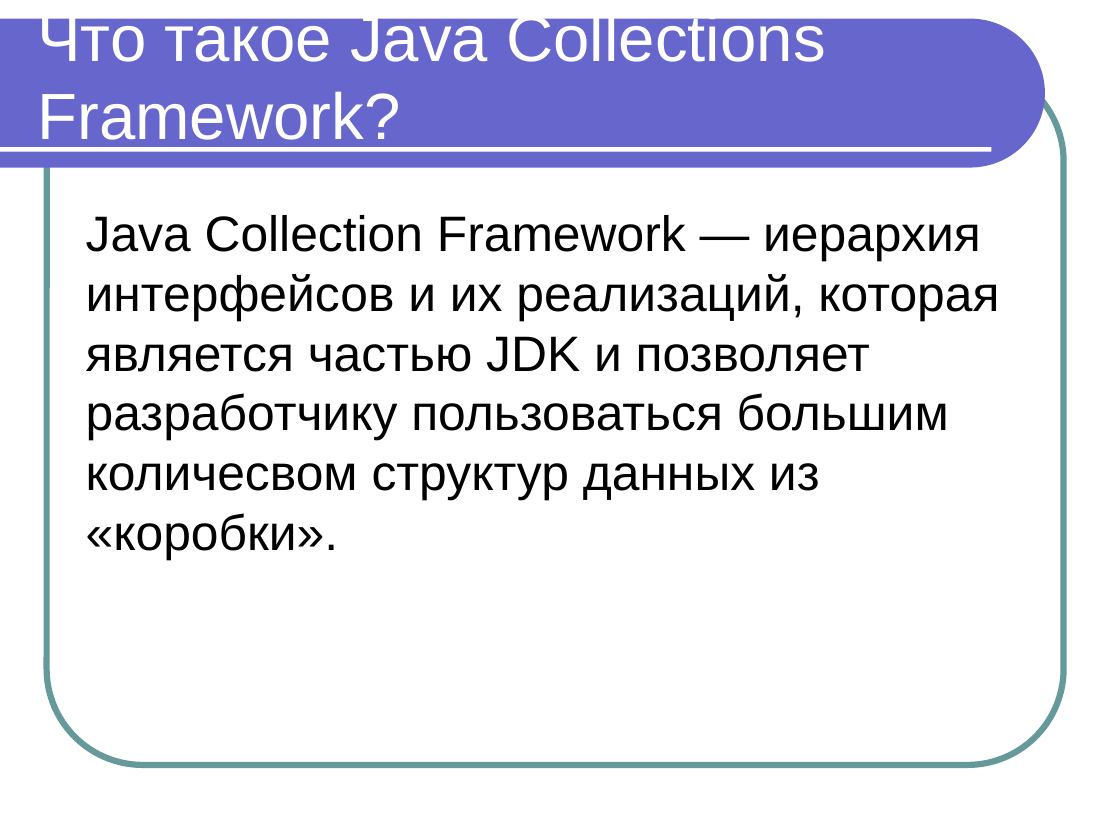
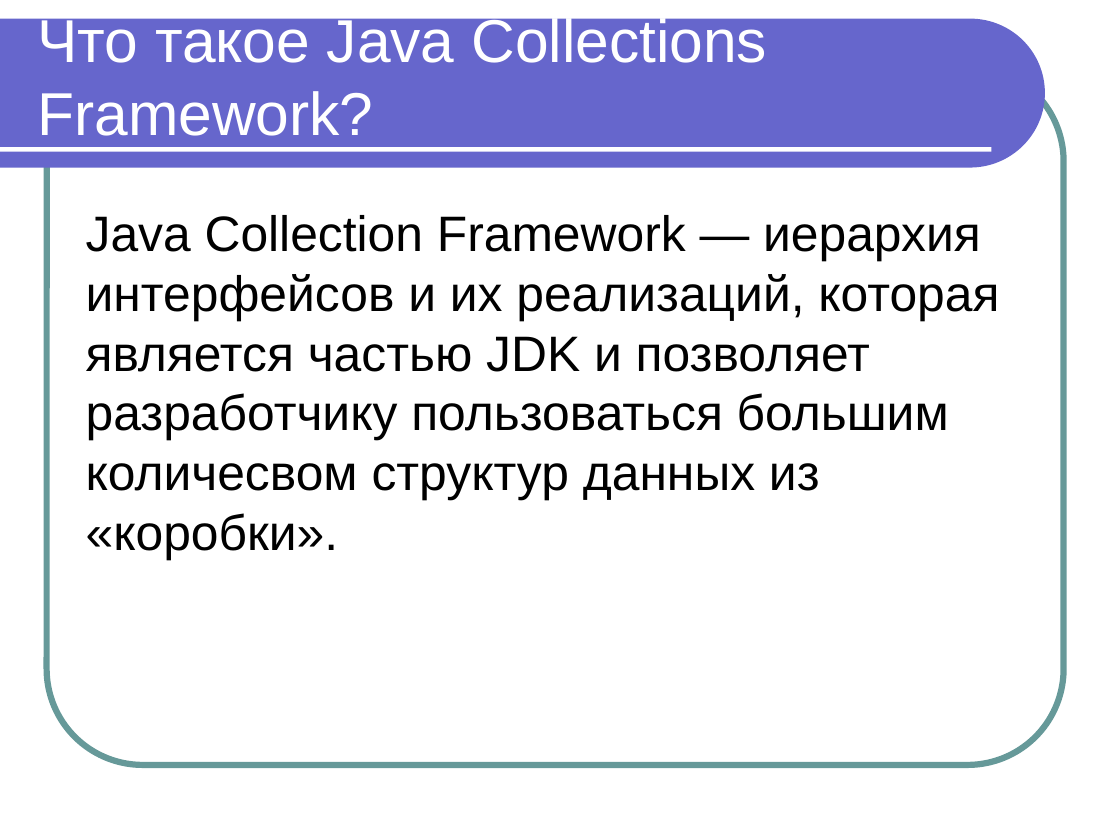
Before and after one commit to maxchv/JavaLessons, a slide deck: slide 2 of Lesson10/JavaCollections.ppt. Drawn at 1120x840 pixels with LibreOffice and Linux fonts; fonts in the diff are those of the drawing. Boxes give left, top, right and bottom in pixels: in the first picture for what was removed or moved away, otherwise in the second. Text is boxed around its words. In the diff, an @@ line names an element or a change of style, - is before the commit and + after.

```diff
--- a/Lesson10/JavaCollections.ppt
+++ b/Lesson10/JavaCollections.ppt
@@ text "Что такое Java Collections Framework?" at (37,14,767,136): size 42 to 38.9 pt @@
```
Also in this commit, not shown: 2 other slides changed.
